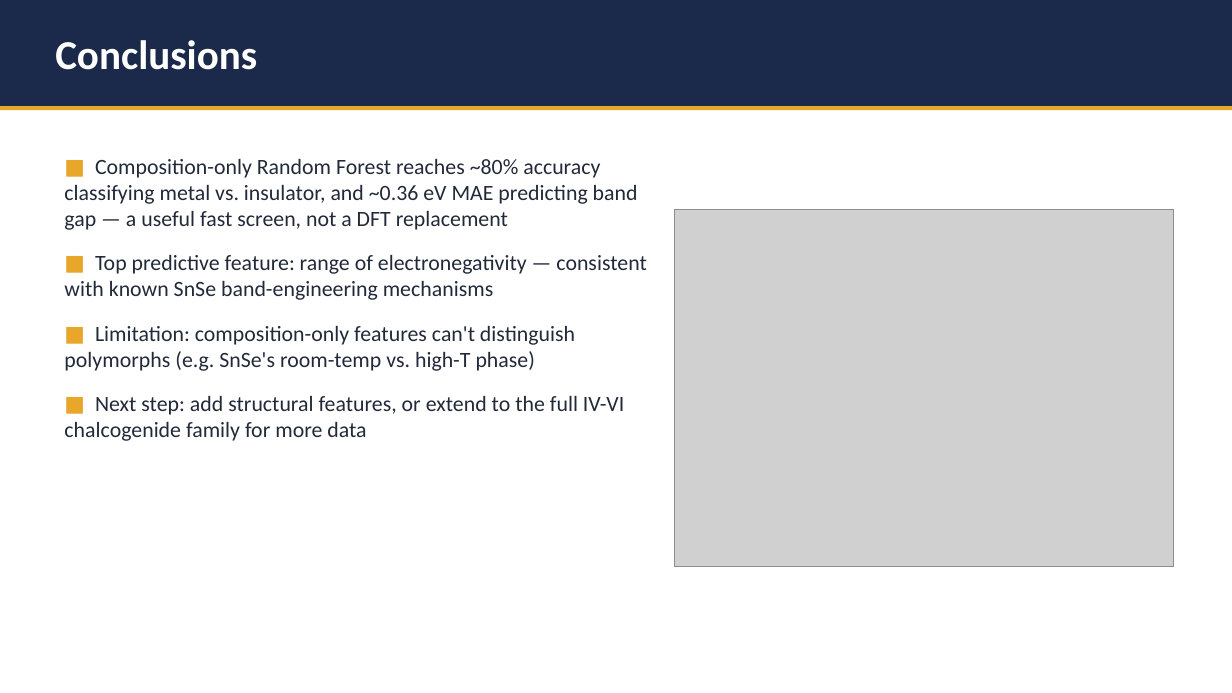
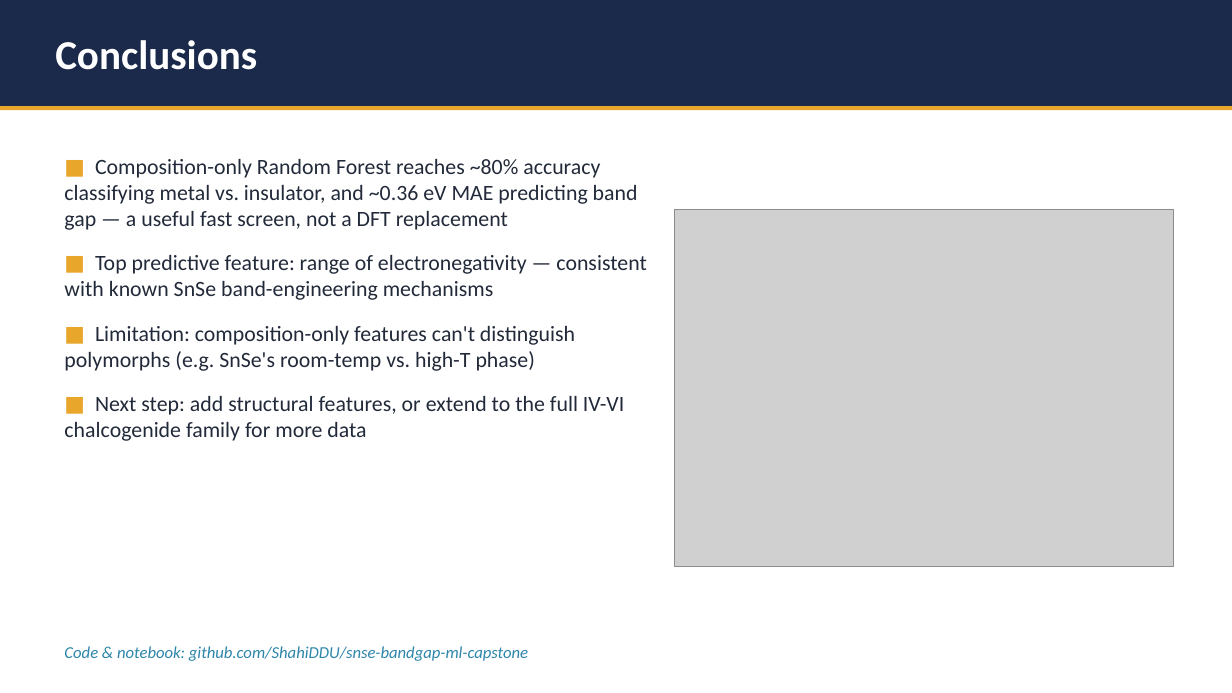
Before and after one commit to ShahiDDU/snse-bandgap-ml-capstone, a slide deck: slide 7 of SnSe_Capstone_Slides.pptx. Drawn at 1232x693 pixels with LibreOffice and Linux fonts; fonts in the diff are those of the drawing; grey boxes stand for pictures. Boxes give left, top, right and bottom in pixels: in the first picture for what was removed or moved away, otherwise in the second. Text is boxed around its words. In the diff, an @@ line names an element or a change of style, - is before the commit and + after.

Commit message:
Add project repo link to slides

```diff
--- a/SnSe_Capstone_Slides.pptx
+++ b/SnSe_Capstone_Slides.pptx
@@ text added at [64,646,528,661], 13 pt, text #2E86AB, italic @@
+Code & notebook: github.com/ShahiDDU/snse-bandgap-ml-capstone
```
